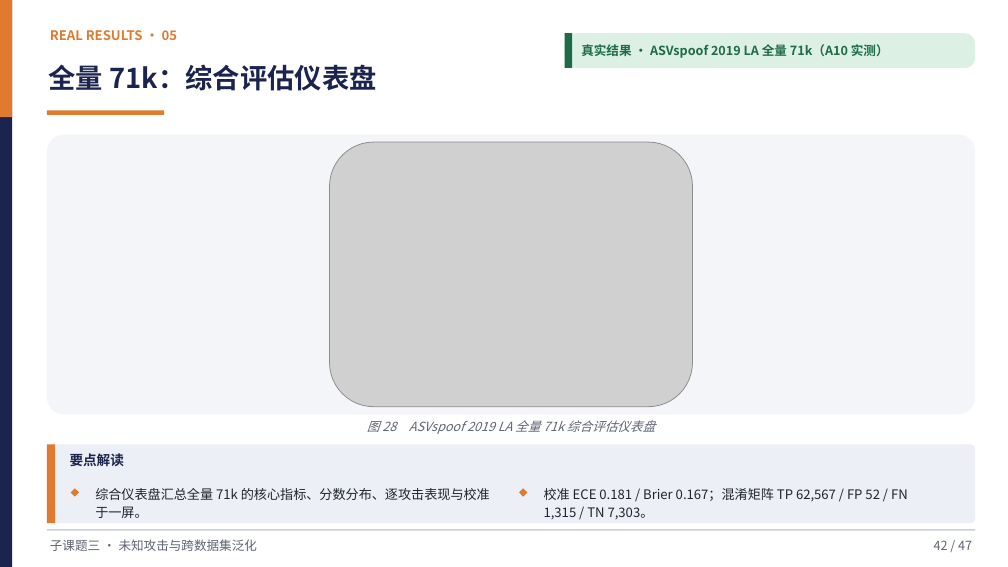
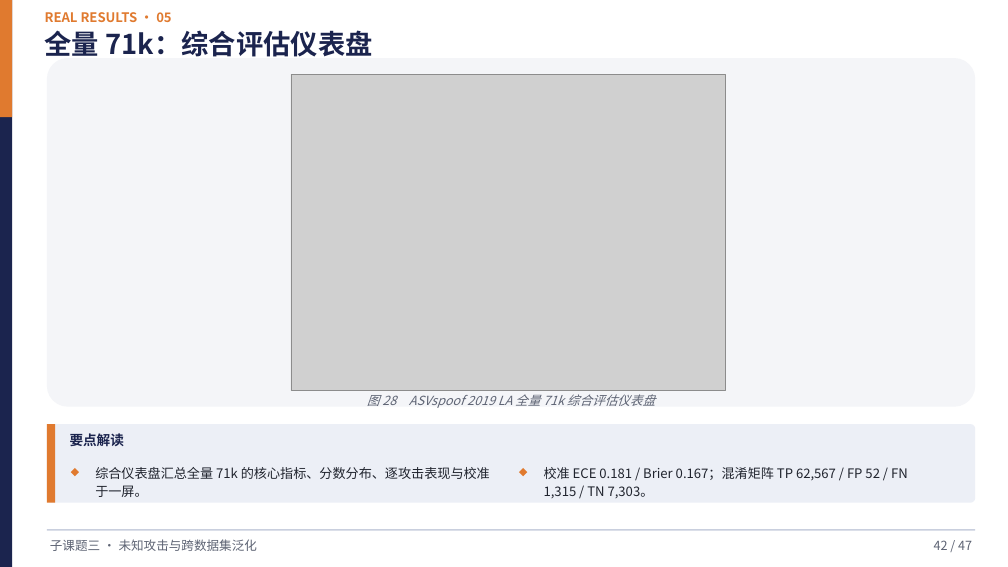
Before and after one commit to Yihuai-Zhang/learngit, a slide deck: slide 41 of 子课题三答辩-未知攻击与跨数据集泛化.pptx (slide 42 before the commit). Drawn at 1008x567 pixels with LibreOffice and Linux fonts; fonts in the diff are those of the drawing; grey boxes stand for pictures. Boxes give left, top, right and bottom in pixels: in the first picture for what was removed or moved away, otherwise in the second. Text is boxed around its words. In the diff, an @@ line names an element or a change of style, - is before the commit and + after.

```diff
--- a/子课题三答辩-未知攻击与跨数据集泛化.pptx
+++ b/子课题三答辩-未知攻击与跨数据集泛化.pptx
@@ text "REAL RESULTS · 05": place and size @@
-text "REAL RESULTS · 05" at [50, 30, 177, 40]
+text "REAL RESULTS · 05" at [45, 12, 171, 22]
@@ text "全量 71k：综合评估仪表盘": place and size @@
-text "全量 71k：综合评估仪表盘" at [48, 64, 376, 91]
+text "全量 71k：综合评估仪表盘" at [45, 30, 372, 57]
@@ rounded rectangle: place and size @@
-rounded rectangle at [47, 135, 975, 414]
+rounded rectangle at [47, 58, 975, 407]
@@ rounded rectangle removed at [565, 33, 975, 68] @@
@@ rectangle removed at [565, 33, 572, 68] @@
@@ text removed at [581, 44, 889, 58] @@
-真实结果 · ASVspoof 2019 LA 全量 71k（A10 实测）
@@ picture: place and size @@
-picture at [330, 142, 693, 407]
+picture at [291, 74, 725, 391]
@@ rectangle removed at [47, 110, 164, 115] @@
@@ text "图 28 ASVspoof 2019 LA ...": place and size @@
-text "图 28 ASVspoof 2019 LA ..." at [367, 420, 655, 434]
+text "图 28 ASVspoof 2019 LA ..." at [367, 394, 655, 408]
@@ 3 texts, 2 diamonds, 1 rounded rectangle, 1 rectangle: place and size @@
-3 texts, 2 diamonds, 1 rounded rectangle, 1 rectangle at [47, 445, 975, 523]
+3 texts, 2 diamonds, 1 rounded rectangle, 1 rectangle at [47, 424, 975, 503]
```
Also in this commit, not shown: 30 other slides changed, 1 slide added, 3 slides removed, 2 other files.
